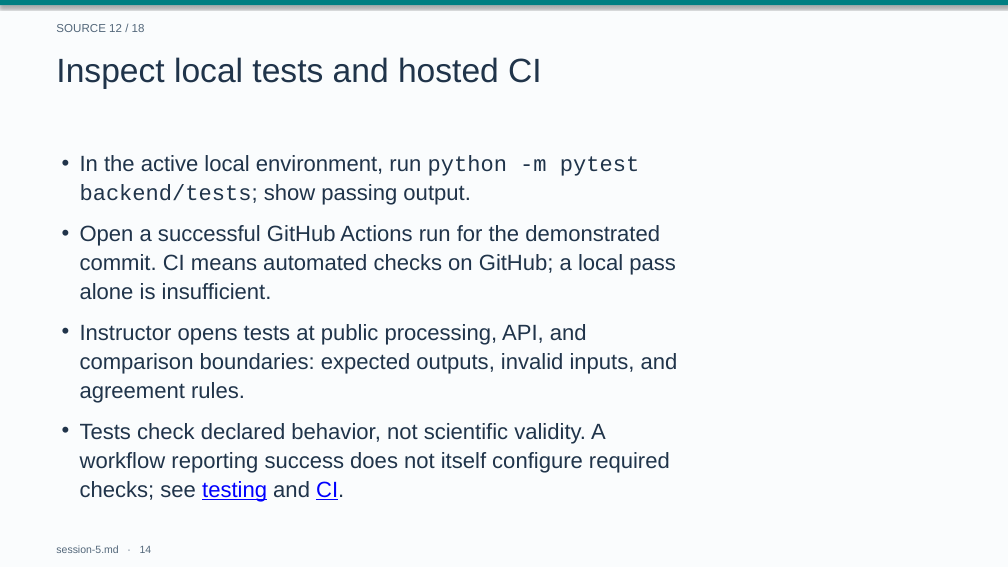
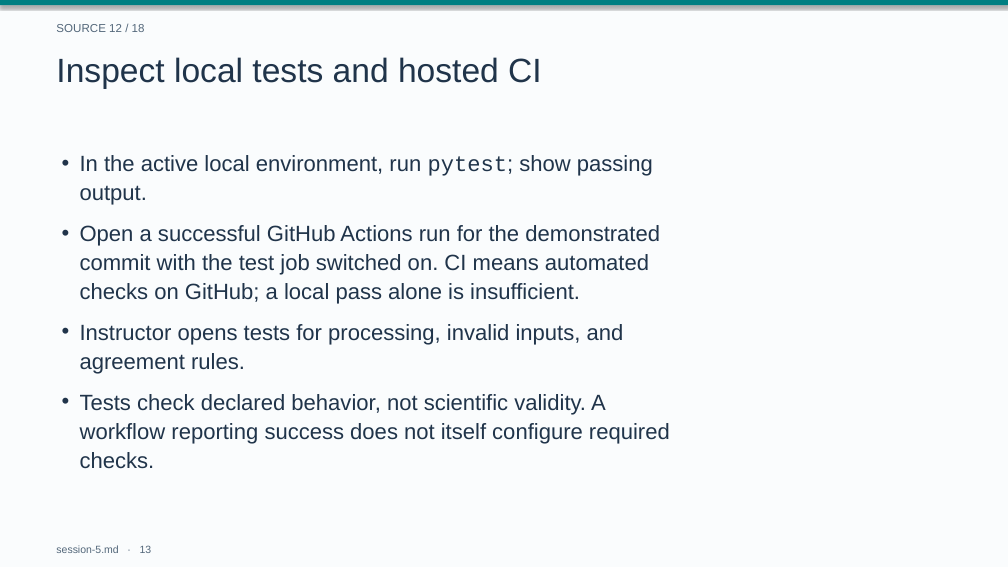
Before and after one commit to drweihungpan-lab/3R-teaching, a slide deck: slide 13 of materials/slides/session-5.pptx (slide 14 before the commit). Drawn at 1008x567 pixels with LibreOffice and Linux fonts; fonts in the diff are those of the drawing. Boxes give left, top, right and bottom in pixels: in the first picture for what was removed or moved away, otherwise in the second. Text is boxed around its words. In the diff, an @@ line names an element or a change of style, - is before the commit and + after.

```diff
--- a/materials/slides/session-5.pptx
+++ b/materials/slides/session-5.pptx
@@ text at <box>80,155,653,205</box>: text changed @@
-• In the active local environment, run python -m pytest
-  backend/tests; show passing output.
+• In the active local environment, run pytest; show passing
+  output.
@@ text at <box>80,225,660,304</box>: text changed @@
-• Open a successful GitHub Actions run for the demonstrated
-  commit. CI means automated checks on GitHub; a local pass
-  alone is insufficient.
+• Open a successful GitHub Actions run for the demonstrated
+  commit with the test job switched on. CI means automated
+  checks on GitHub; a local pass alone is insufficient.
@@ text at <box>80,324,624,374</box>: text changed @@
-• Instructor opens tests at public processing, API, and
-  comparison boundaries: expected outputs, invalid inputs, and
-  agreement rules.
+• Instructor opens tests for processing, invalid inputs, and
+  agreement rules.
@@ text at <box>80,394,670,469</box>: text changed @@
-• Tests check declared behavior, not scientific validity. A
-  workflow reporting success does not itself configure required
-  checks; see testing and CI.
+• Tests check declared behavior, not scientific validity. A
+  workflow reporting success does not itself configure required
+  checks.
@@ text at <box>56,545,152,553</box>: text changed @@
-session-5.md · 14
+session-5.md · 13
```
Also in this commit, not shown: 16 other slides changed, 1 slide removed, 5 other files.
